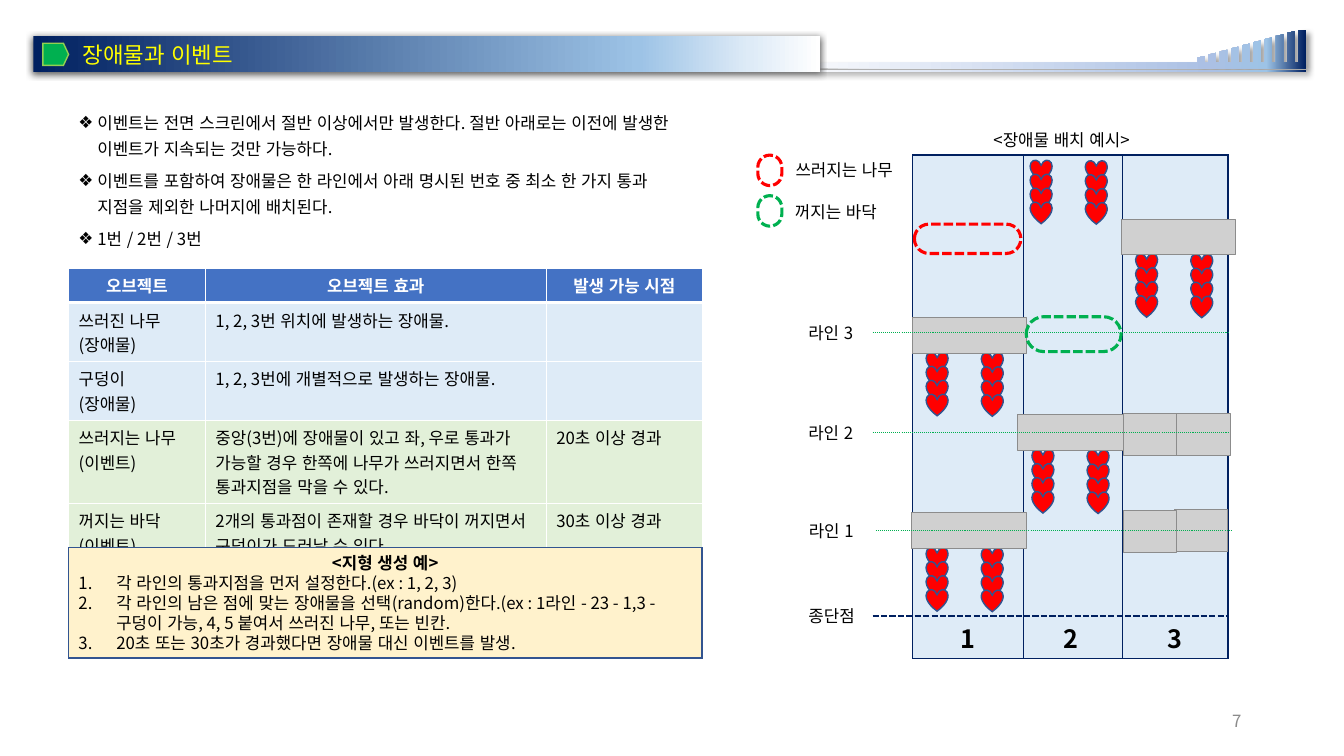
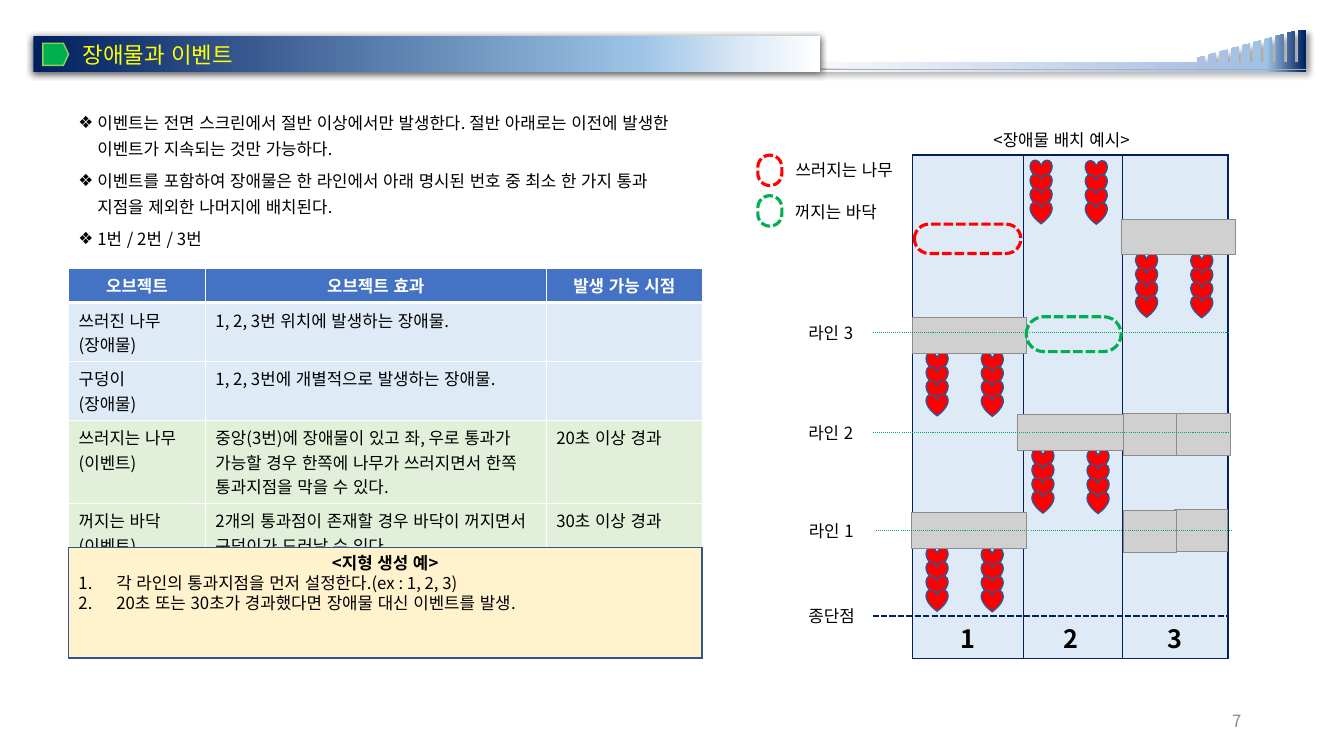
Before and after one commit to rheeeuro/joyrun, a slide deck: slide 7 of docs/[JoyFitness] 전시회용 미니 게임_JoyRun.pptx. Drawn at 1344x756 pixels with LibreOffice and Linux fonts; fonts in the diff are those of the drawing; grey boxes stand for pictures; background and template pictures are left out. Boxes give left, top, right and bottom in pixels: in the first picture for what was removed or moved away, otherwise in the second. Text is boxed around its words. In the diff, an @@ line names an element or a change of style, - is before the commit and + after.

```diff
--- a/docs/[JoyFitness] 전시회용 미니 게임_JoyRun.pptx
+++ b/docs/[JoyFitness] 전시회용 미니 게임_JoyRun.pptx
@@ text in rectangle at [116,595,646,632]: paragraph removed @@
-2. 각 라인의 남은 점에 맞는 장애물을 선택(random)한다.(ex : 1라인 - 23 - 1,3 - 구덩이 가능, 4, 5 붙여서 쓰러진 나무, 또는 빈칸.
```
Also in this commit, not shown: 1 other slide changed, 4 slides added.
